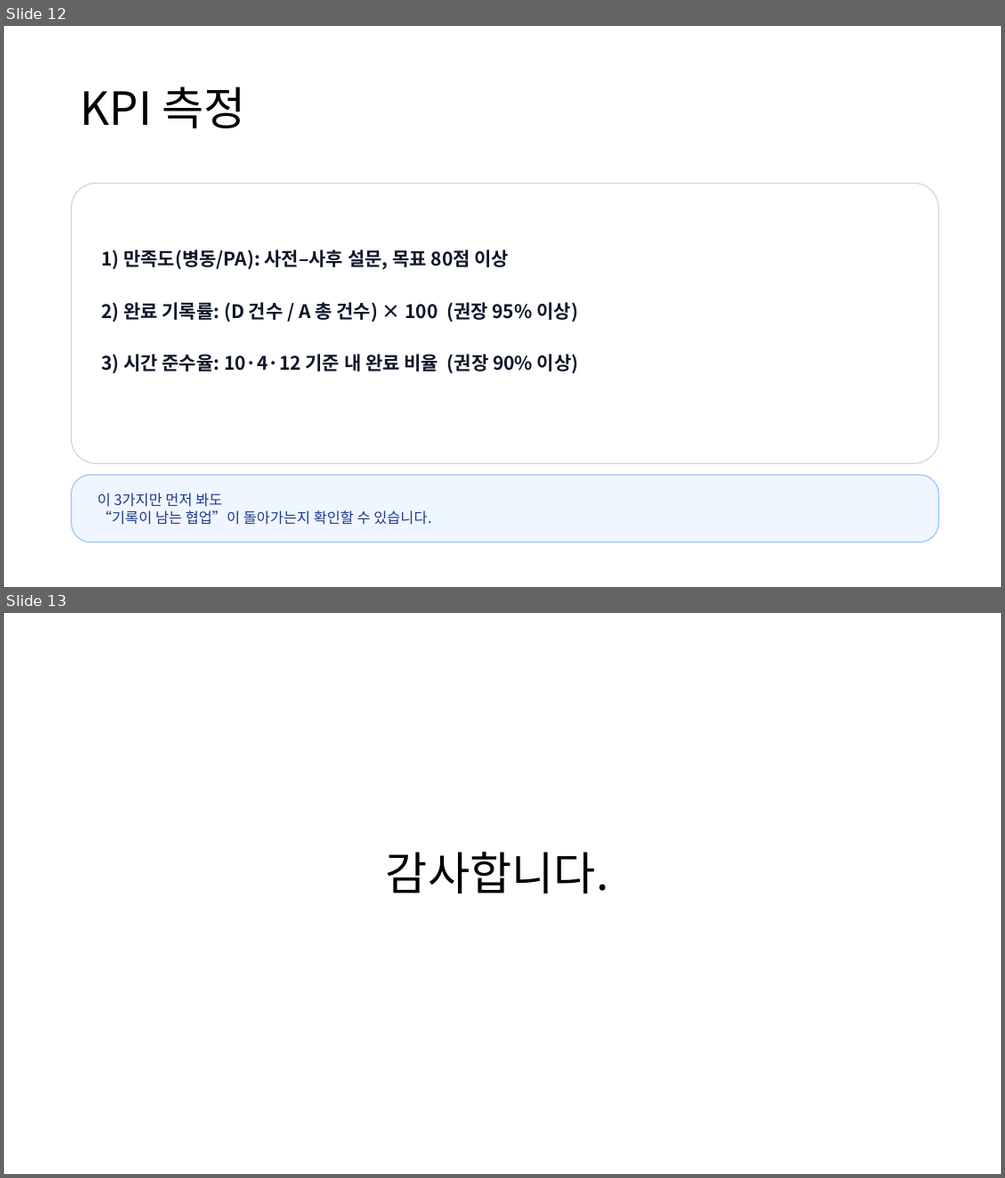
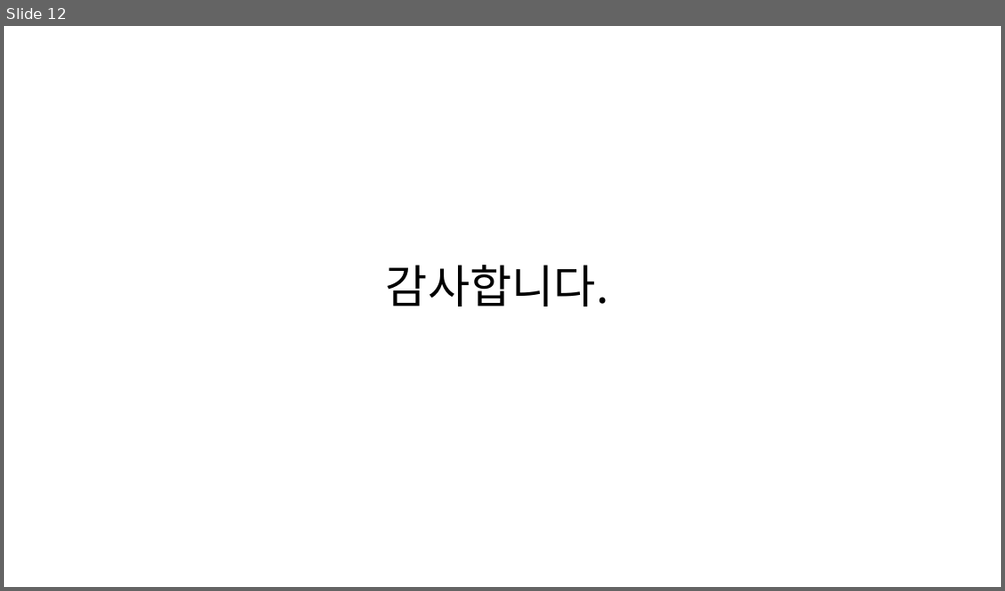
Before and after one commit to SCHCAQI/2026-QI, a slide deck: documents/진료지원간호팀 2026 QI.pptx. Shown one above the other, each under a label of ours: slides 12 and 13 before the commit, slide 12 after it. The pictures are 1005x1178 and 1005x591 pixels, drawn with LibreOffice and Linux fonts; fonts in the diff are those of the drawing. Boxes give left, top, right and bottom in pixels: in the first picture for what was removed or moved away, otherwise in the second. Text is boxed around its words. In the diff, an @@ line names an element or a change of style, - is before the commit and + after.

```diff
--- a/documents/진료지원간호팀 2026 QI.pptx
+++ b/documents/진료지원간호팀 2026 QI.pptx
@@ slide 12 removed at (4,26,1001,587), background #FFFFFF @@
@@ title removed at (80,87,246,128) @@
-KPI 측정
@@ rounded rectangle removed at (72,183,938,464) @@
@@ text removed at (101,249,510,269) @@
-1) 만족도(병동/PA): 사전–사후 설문, 목표 80점 이상
@@ text removed at (101,302,578,321) @@
-2) 완료 기록률: (D 건수 / A 총 건수) × 100 (권장 95% 이상)
@@ text removed at (101,354,579,373) @@
-3) 시간 준수율: 10·4·12 기준 내 완료 비율 (권장 90% 이상)
@@ rounded rectangle removed at (72,475,938,542) @@
@@ text removed at (97,492,431,524) @@
-이 3가지만 먼저 봐도
-“기록이 남는 협업”이 돌아가는지 확인할 수 있습니다.
@@ what was slide 13 is now slide 12 @@
```
Also in this commit, not shown: 2 slides changed, 9 slides added, 9 other slides removed, 2 other files.
